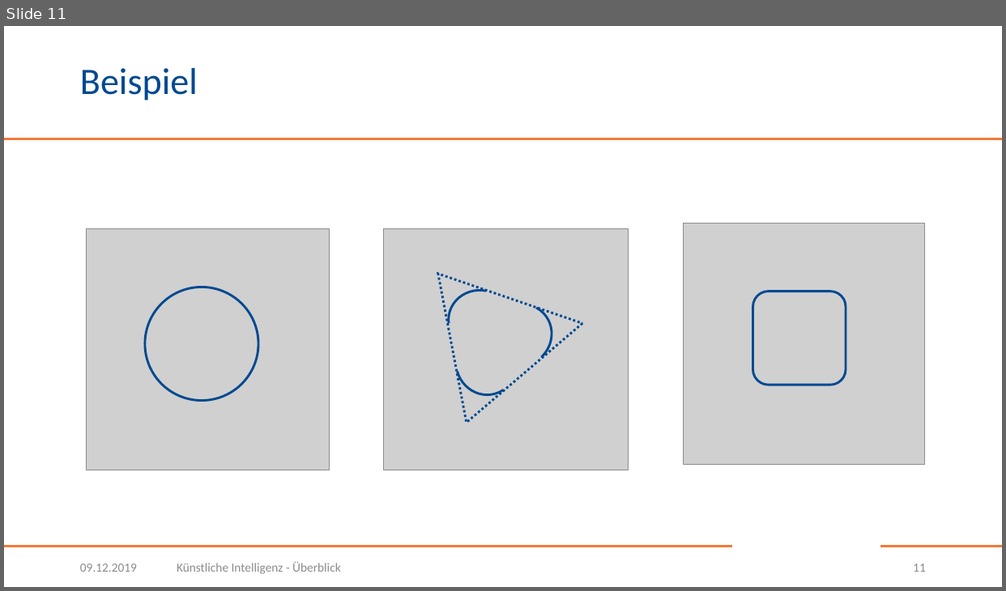
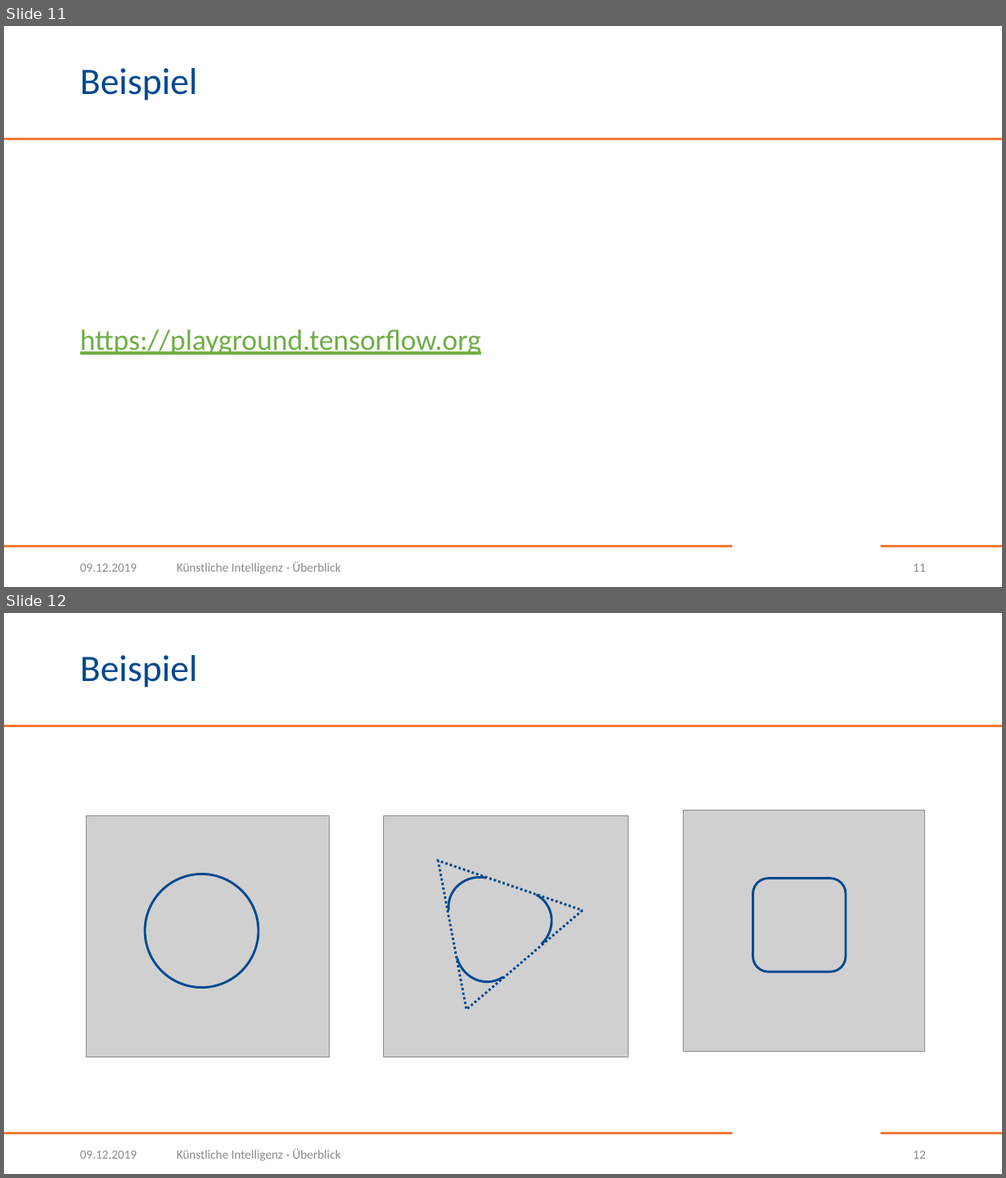
Before and after one commit to BogyMitutoyoCTL/AI-Preparation, a slide deck: presentation/Neuronale Netze.pptx. Shown one above the other, each under a label of ours: slide 11 before the commit, slides 11 and 12 after it. The pictures are 1006x591 and 1006x1178 pixels, drawn with LibreOffice and Linux fonts; fonts in the diff are those of the drawing; grey boxes stand for pictures; background and template pictures are left out. Boxes give left, top, right and bottom in pixels: in the first picture for what was removed or moved away, otherwise in the second. Text is boxed around its words. In the diff, an @@ line names an element or a change of style, - is before the commit and + after.

```diff
--- a/presentation/Neuronale Netze.pptx
+++ b/presentation/Neuronale Netze.pptx
@@ slide 11 added at (x1=4, y1=26, x2=1002, y2=587), background #FFFFFF; not listed: 3 template elements that a slide beside it also shows @@
@@ title added at (x1=80, y1=68, x2=198, y2=101), 36 pt, text #004990 @@
+Beispiel
@@ text added at (x1=80, y1=330, x2=481, y2=355), 28 pt, text #70AD47, underline @@
+https://playground.tensorflow.org
@@ text added at (x1=80, y1=564, x2=137, y2=572), 12 pt, text #8C8C8C @@
+09.12.2019
@@ text added at (x1=177, y1=562, x2=341, y2=574), 12 pt, text #8C8C8C @@
+Künstliche Intelligenz - Überblick
@@ page number added at (x1=913, y1=564, x2=926, y2=572), 12 pt, text #8C8C8C @@
+11
@@ what was slide 11 is now slide 12 @@
@@ page number at (x1=913, y1=1151, x2=926, y2=1159): text changed @@
-11
+12
```
Also in this commit, not shown: 2 slides changed, 1 other slide added.
